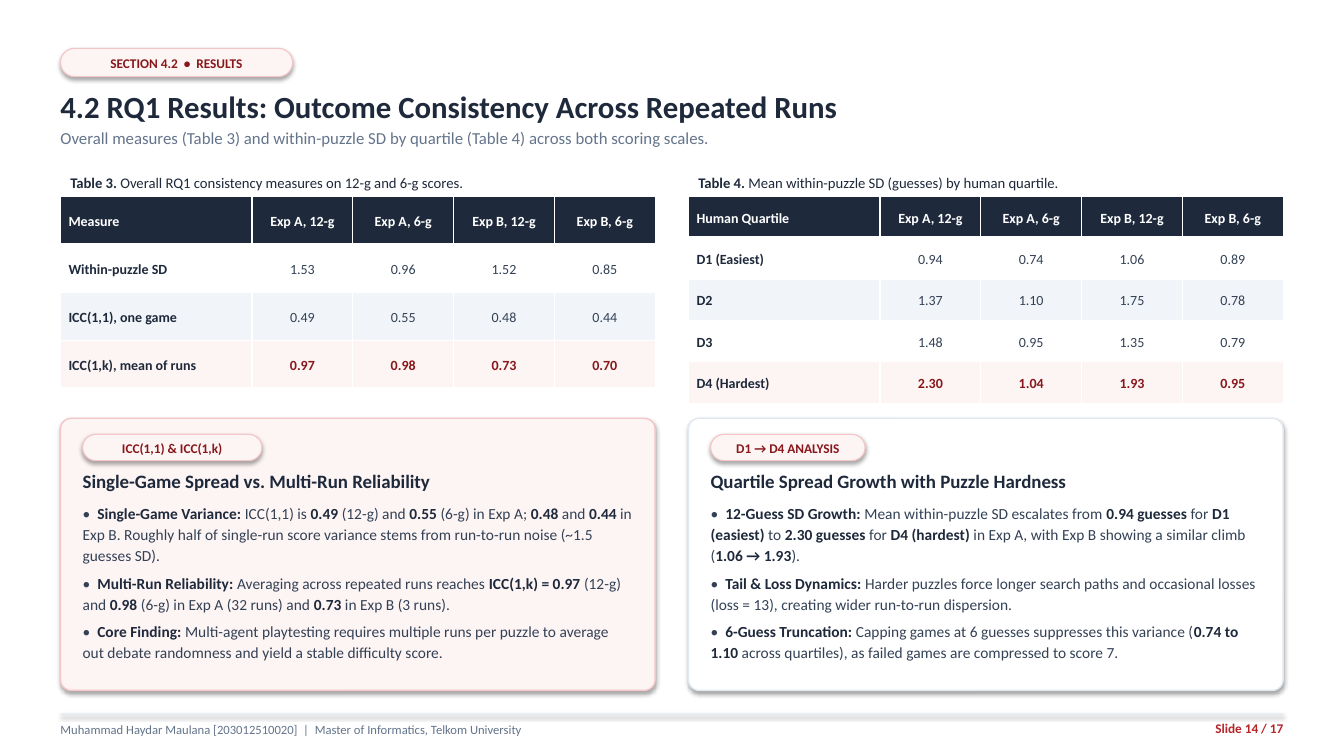
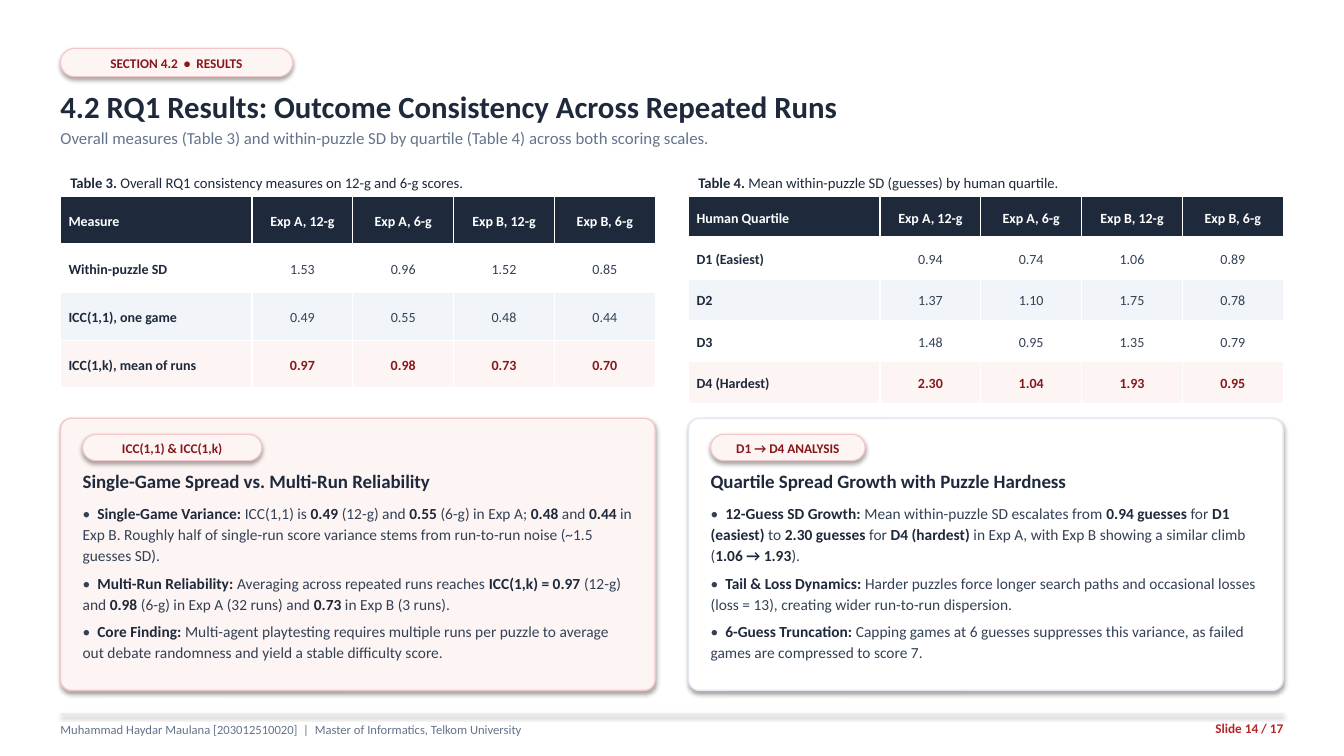
Before and after one commit to haydariday/Thesis, a slide deck: slide 14 of docs/thesis-1/thesis-progress-slides.pptx. Drawn at 1344x756 pixels with LibreOffice and Linux fonts; fonts in the diff are those of the drawing. Boxes give left, top, right and bottom in pixels: in the first picture for what was removed or moved away, otherwise in the second. Text is boxed around its words. In the diff, an @@ line names an element or a change of style, - is before the commit and + after.

```diff
--- a/docs/thesis-1/thesis-progress-slides.pptx
+++ b/docs/thesis-1/thesis-progress-slides.pptx
@@ text at [711,626,1244,661]: text changed @@
-• 6-Guess Truncation: Capping games at 6 guesses suppresses this variance (0.74 to 1.10 across quartiles), as failed games are compressed to score 7.
+• 6-Guess Truncation: Capping games at 6 guesses suppresses this variance, as failed games are compressed to score 7.
```
Also in this commit, not shown: 1 other slide changed, 31 other files.
